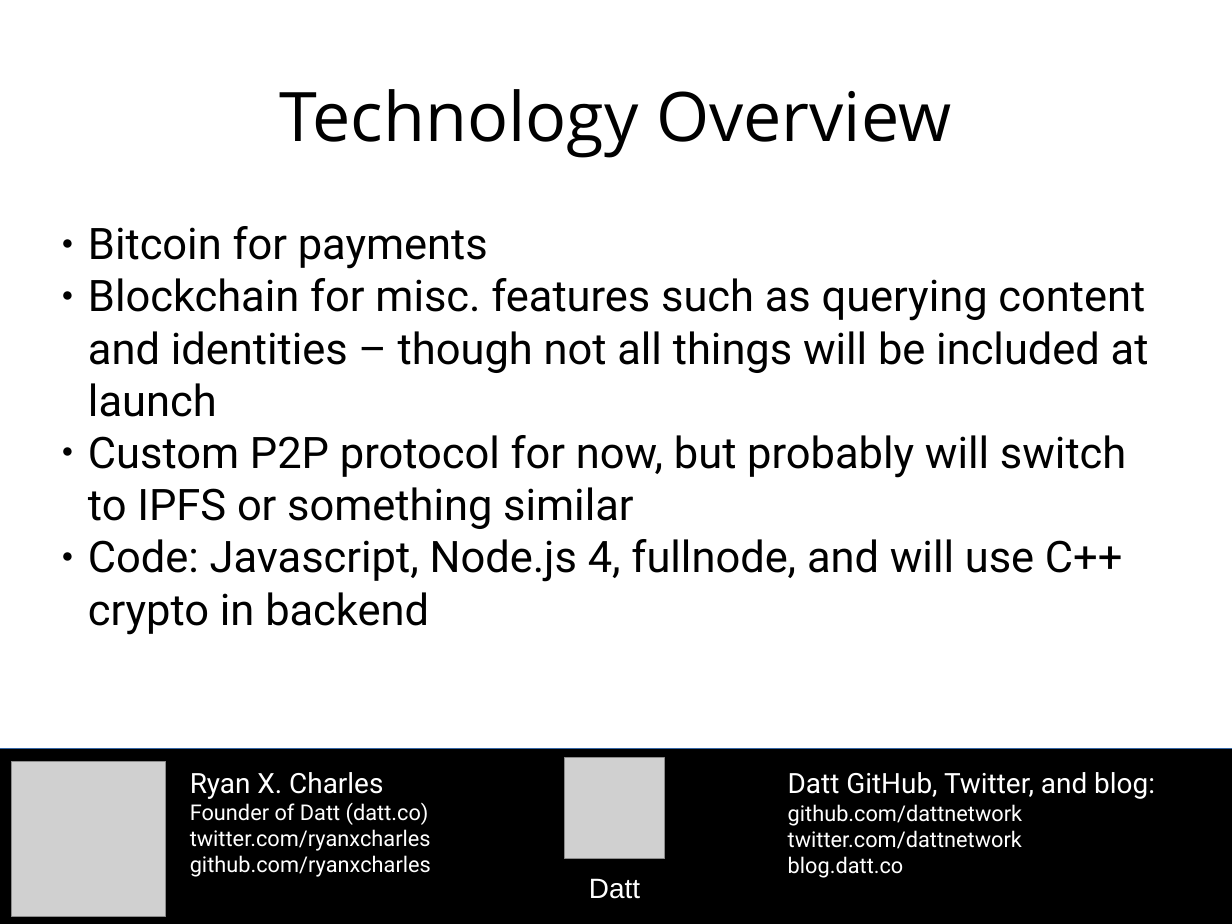
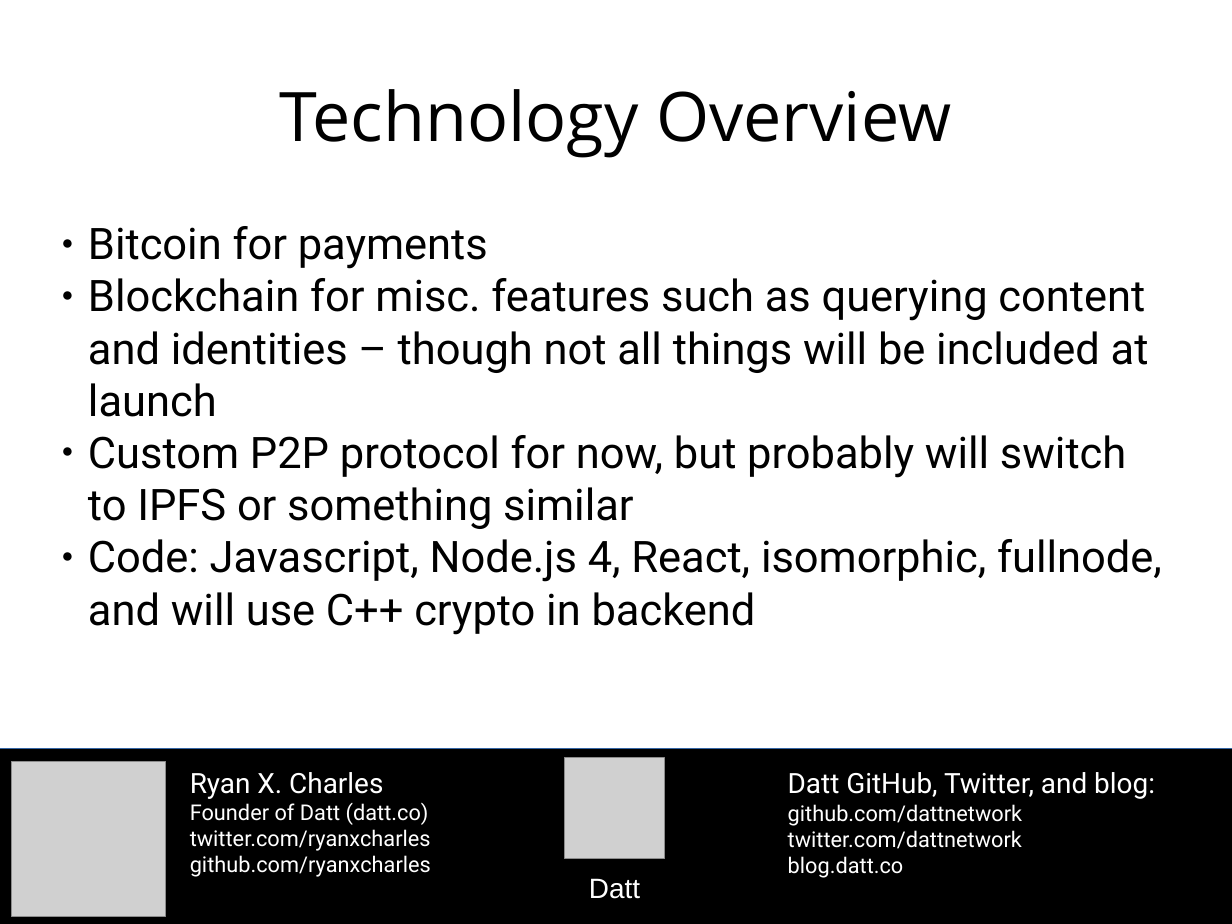
Before and after one commit to moneybutton/yours-core, a slide deck: slide 18 of archive/2015-10-27-datt-sf-bitcoin-social.odp (slide 19 before the commit). Drawn at 1232x924 pixels with LibreOffice and Linux fonts; fonts in the diff are those of the drawing; grey boxes stand for pictures. Boxes give left, top, right and bottom in pixels: in the first picture for what was removed or moved away, otherwise in the second. Text is boxed around its words. In the diff, an @@ line names an element or a change of style, - is before the commit and + after.

```diff
--- a/archive/2015-10-27-datt-sf-bitcoin-social.odp
+++ b/archive/2015-10-27-datt-sf-bitcoin-social.odp
@@ subtitle at bbox=[88, 539, 1162, 635]: text changed @@
-● Code: Javascript, Node.js 4, fullnode, and will use C++ crypto in backend
+● Code: Javascript, Node.js 4, React, isomorphic, fullnode, and will use C++ crypto in backend
```
Also in this commit, not shown: 3 other slides changed, 1 slide removed, 1 other file.
